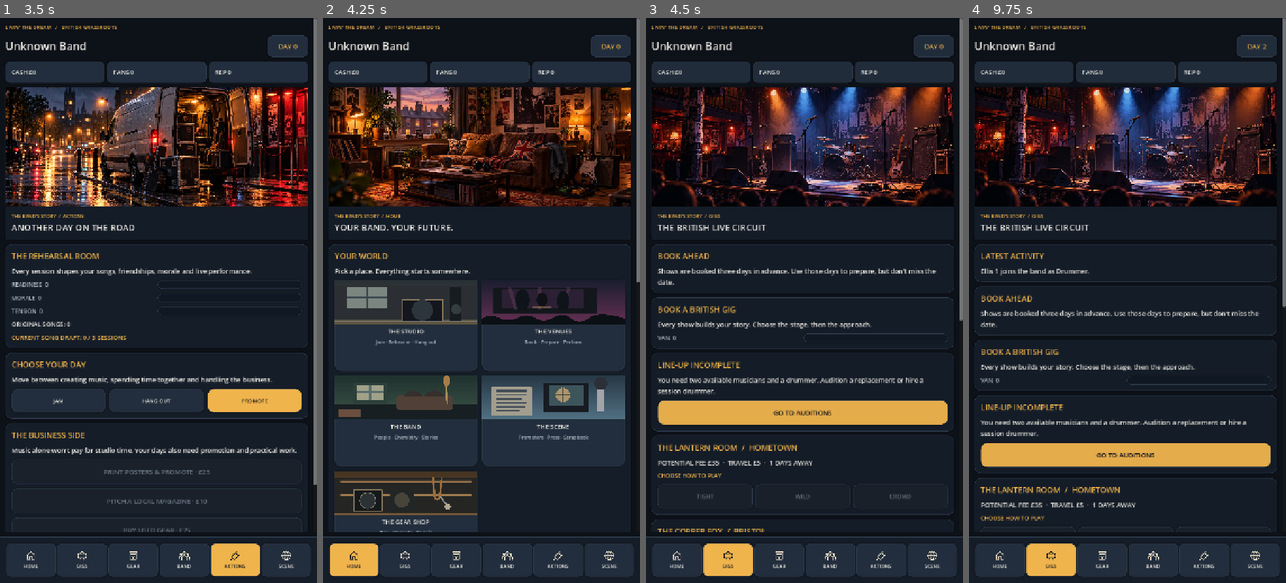
Above: before the commit, frames 1-4 (left to right).
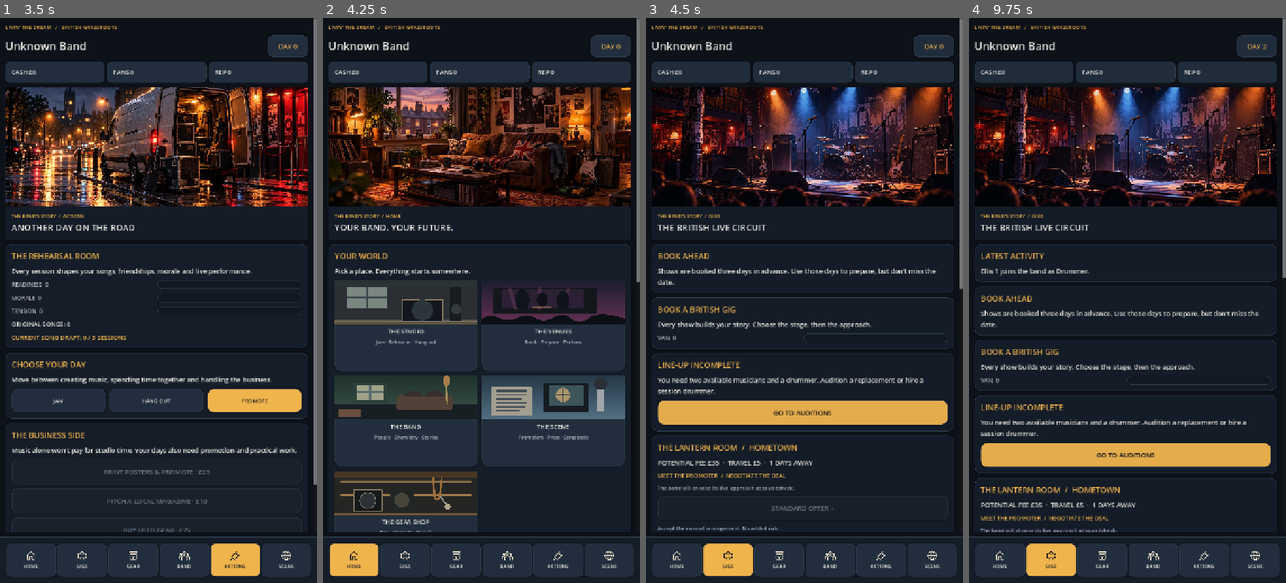
Above: after the commit, the same moments.

Repository: alimuir654-rgb/BandMaster
Game: Godot game, scene res://Scenes/CareerHub.tscn
Same seed, same stepped clock (60 frames per second), same inputs: the game is played once before the commit and once after it. This scene is started directly instead of the project's main scene.
Inputs (mouse positions are in pixels of both pictures, inside the frame that each line leads up to):
- Up to frame 1 (3.5 s): click (82, 323) at 0.52 s; click "JAM" at 1.25 s; click "HANG OUT" at 2 s; click "PROMOTE" at 2.75 s
- Up to frame 2 (4.25 s): click (354, 560) at 3.52 s
- Up to frame 3 (4.5 s): click (877, 323) at 4.27 s
- Up to frame 4 (9.75 s): click "GO TO AUDITIONS" at 5 s; click "SIGN · £0" at 5.75 s; click "CONTINUE ›" at 6.5 s; click "SIGN · £0" at 7.25 s; click "CONTINUE ›" at 8 s; click "LOCAL AI: OFF" at 8.75 s; click (1051, 560) at 9.52 s

Frames 1-2 are identical in both runs. In frame 3, 0.9% of the frame differs, in the area x 1-100%, y 47-91%; in frame 4, 0.4%.
Error before the commit: Invalid access to property or key 'band' on a base object of type 'Dictionary'. (res://Scripts/career_hub.gd:914)
Error after the commit: Invalid access to property or key 'band' on a base object of type 'Dictionary'. (res://Scripts/career_hub.gd:908)

Commit message:
ui: illustrated promoter offers replace instant gig approach; settle negotiated terms after performance

Diff:
--- a/Scripts/career_hub.gd
+++ b/Scripts/career_hub.gd
@@ -10,6 +10,7 @@
 const Gigs = preload("res://Scripts/uk_gig_circuit.gd")
 const Calendar = preload("res://Scripts/gig_calendar.gd")
 const GigNight = preload("res://Scripts/gig_night_flow.gd")
+const Promoter = preload("res://Scripts/promoter_meetings.gd")
 const Practice = preload("res://Scripts/practice_room.gd")
 const Workshop = preload("res://Scripts/song_workshop.gd")
 const Social = preload("res://Scripts/band_social.gd")
@@ -439,29 +440,22 @@
    _label(locked,"Build your following with local gigs and promotion.",13,UI.MUTED)
    continue
   var box := _card(str(venue["venue"])+"  /  "+str(venue["city"]),"POTENTIAL FEE £%d  ·  TRAVEL £%d  ·  %d DAYS AWAY" % [int(venue["fee"]),int(venue["travel"]),int(venue["days"])])
-  _label(box,"CHOOSE HOW TO PLAY",13,UI.AMBER)
-  var choices := HBoxContainer.new()
-  choices.add_theme_constant_override("separation",6)
-  box.add_child(choices)
-  var tight := UI.button("TIGHT",true)
-  var wild := UI.button("WILD")
-  var crowd := UI.button("CROWD")
-  for button in [tight,wild,crowd]:
-   button.size_flags_horizontal = Control.SIZE_EXPAND_FILL
-   button.add_theme_font_size_override("font_size",13)
-   choices.add_child(button)
-  tight.disabled = not line_up_ready or not booked.is_empty()
-  wild.disabled = not line_up_ready or not booked.is_empty()
-  crowd.disabled = not line_up_ready or not booked.is_empty()
+  _label(box,"MEET THE PROMOTER  /  NEGOTIATE THE DEAL",13,UI.AMBER)
+  _label(box,"The band will choose its live approach at soundcheck.",12,UI.MUTED)
+  for offer_id in ["standard","guarantee","guestlist"]:
+   var proposal: String = offer_id
+   var terms: Dictionary = Promoter.OFFERS[proposal]
+   var choice := UI.button(str(terms["label"])+"  ›")
+   choice.custom_minimum_size.y = 54
+   choice.disabled = not booked.is_empty() or not line_up_ready
+   box.add_child(choice)
+   _label(box,str(terms["description"]),12,UI.MUTED)
+   choice.pressed.connect(func() -> void: _finish(Promoter.book(_state(),key,proposal)))
   if not line_up_ready and available_count >= 1 and booked.is_empty():
-   var session := UI.button("HIRE SESSION DRUMMER  ·  £25",true)
-   session.disabled = _num("cash") < 25 or (str(venue["id"]) != "local" and _num("cash") < 25 + int(venue["travel"]))
-   session.custom_minimum_size.y = 50
+   var session := UI.button("BOOK WITH SESSION DRUMMER · £25",true)
+   session.disabled = _num("cash") < 25 or (key != "local" and _num("cash") < 25 + int(venue["travel"]))
    box.add_child(session)
-   session.pressed.connect(func() -> void: _schedule(key,"tight",true))
-  tight.pressed.connect(func() -> void: _schedule(key,"tight"))
-  wild.pressed.connect(func() -> void: _schedule(key,"wild"))
-  crowd.pressed.connect(func() -> void: _schedule(key,"crowd"))
+   session.pressed.connect(func() -> void: _finish(Promoter.book(_state(),key,"standard",true)))
  var repairs := _card("KEEP THE VAN MOVING","£45 restores 30 van condition. Hometown gigs are still available when cash is low.")
  _action(repairs,"REPAIR VAN — £45",_repair)
 
@@ -1014,7 +1008,7 @@
  var booked: Dictionary = Calendar.pending(before)
  var result: Dictionary = Calendar.perform(before)
  if bool(result.get("ok",false)):
-  result["state"] = GigNight.reset_after_show(result["state"])
+  result["state"] = GigNight.reset_after_show(Promoter.settle(result["state"],before))
  _finish(result,"gig:"+str(booked.get("venue_id","")))
 
 func _schedule(id: String,approach: String, hire_session: bool = false) -> void:
